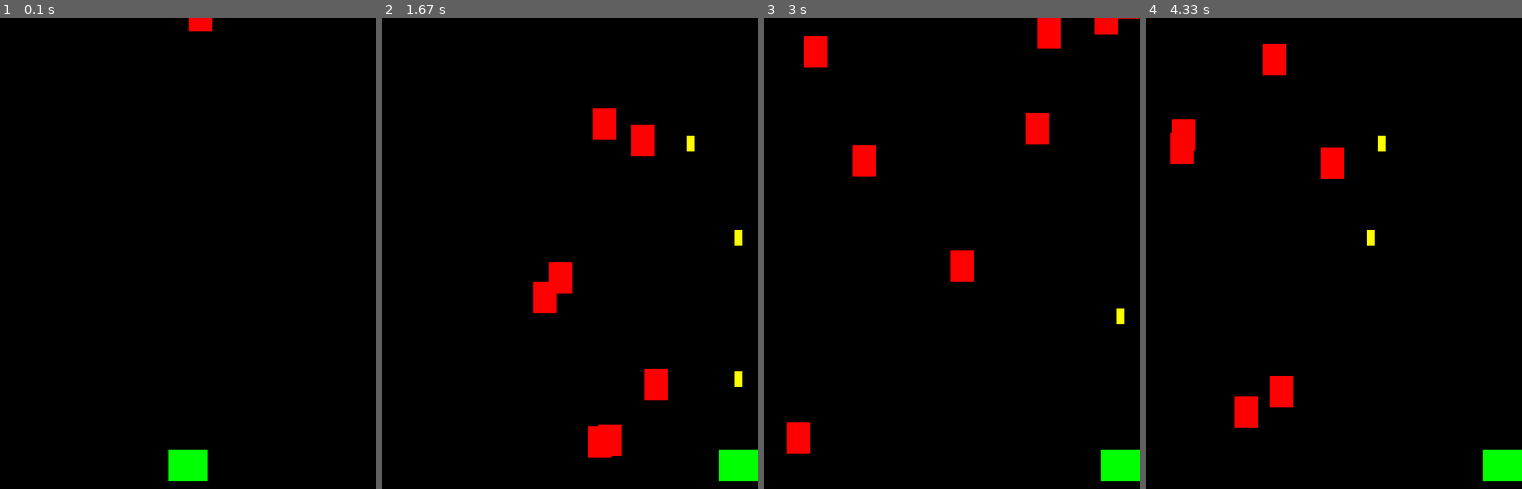
Above: before the commit, frames 1-4 (left to right).
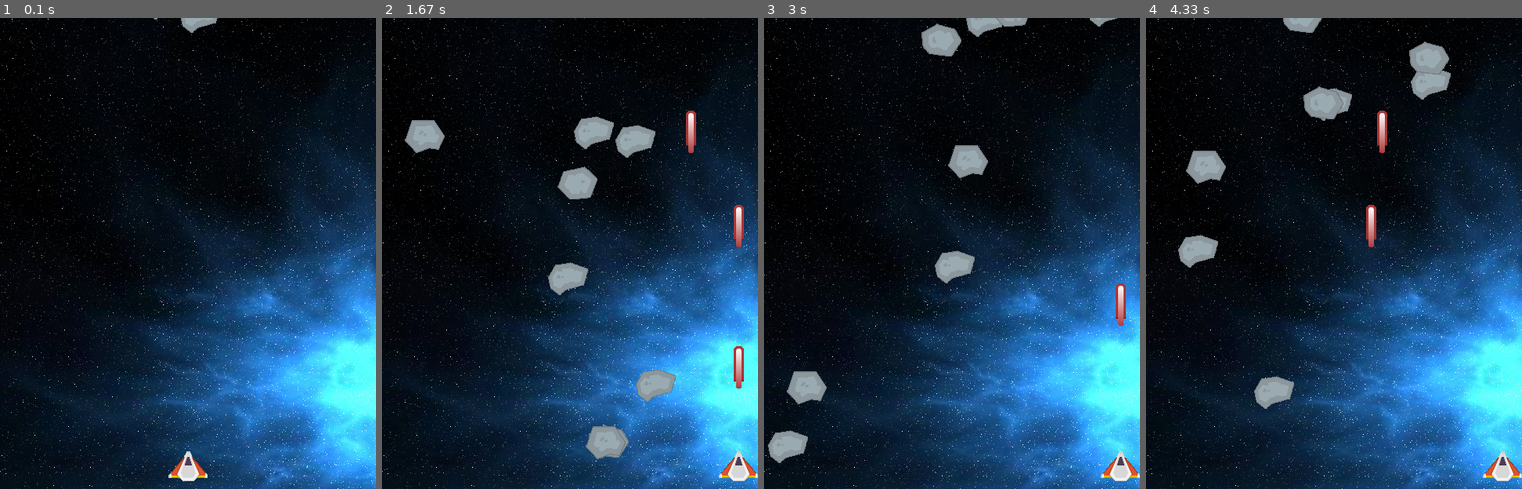
Above: after the commit, the same moments.

Repository: JohnCrissman/pygames
Game: pygame game, started from shmup_game/shmup.py
The game is run twice, just before and just after one commit, with the same random seed, the same clock (stepped at 60 frames per second) and the same inputs.
Inputs:
- Up to frame 1 (0.1 s): no input
- Up to frame 2 (1.67 s): tap Space at 0.33, 0.73, 1.03, 1.23, 1.53 s; hold Right 0.67-1.13 s; hold Right 1.17-1.63 s
- Up to frame 3 (3 s): hold Right from 2.67 s (still down); tap Space at 2.73 s
- Up to frame 4 (4.33 s): tap Space at 3.03, 3.4, 3.7, 3.9, 4.2 s; release Right at 3.3 s; hold Left 3.33-3.8 s; hold Right 3.83-4.3 s

The runs differ from the first frame. In frame 1, 53% of the frame differs, in the area x 0-100%, y 0-100%; in frame 2, 55%; in frame 3, 56%; in frame 4, 57%.

Commit message:
added images

Diff:
--- a/shmup_game/shmup.py
+++ b/shmup_game/shmup.py
@@ -2,6 +2,9 @@
 
 import pygame
 import random
+from os import path
+
+img_dir = path.join(path.dirname(__file__), 'img')
 
 WIDTH = 480
 HEIGHT = 600
@@ -21,13 +24,18 @@
 screen = pygame.display.set_mode((WIDTH, HEIGHT))
 pygame.display.set_caption("Shmup!")
 clock = pygame.time.Clock()
+# Setting the icon image
+icon_img = pygame.image.load(path.join(img_dir, "star_gold.png"))
+pygame.display.set_icon(icon_img)
 
 class Player(pygame.sprite.Sprite):
     def __init__(self):
         pygame.sprite.Sprite.__init__(self)
-        self.image = pygame.Surface((50, 40))
-        self.image.fill(GREEN)
+        self.image = pygame.transform.scale(player_img, (50, 38))
+        self.image.set_colorkey(BLACK)
         self.rect = self.image.get_rect()
+        self.radius = 20
+        # pygame.draw.circle(self.image, RED, self.rect.center, self.radius)
         self.rect.centerx = WIDTH/2
         self.rect.bottom = HEIGHT - 10
         self.speedx = 0
@@ -55,9 +63,22 @@
 class Mob(pygame.sprite.Sprite):
     def __init__(self):
         pygame.sprite.Sprite.__init__(self)
-        self.image = pygame.Surface((30, 40))
-        self.image.fill(RED)
+
+        meteor_type = random.randint(1,4)
+        if meteor_type == 1:
+            self.image = pygame.transform.scale(meteor1_img, (51, 42))
+        elif meteor_type == 2:
+            self.image = pygame.transform.scale(meteor2_img, (51, 42))
+        elif meteor_type == 3:
+            self.image = pygame.transform.scale(meteor3_img, (51, 42))
+        else:
+            self.image = pygame.transform.scale(meteor4_img, (51, 42))
+        self.image.set_colorkey(BLACK)
+
+
         self.rect = self.image.get_rect()
+        self.radius = int(self.rect.width *.85/ 2)
+        # pygame.draw.circle(self.image, RED, self.rect.center, self.radius)
         self.rect.x = random.randrange(WIDTH - self.rect.width)
         self.rect.y = random.randrange(-100, -40)
         self.speedy = random.randrange(1, 8)
@@ -74,8 +95,10 @@
 class Bullet(pygame.sprite.Sprite):
     def __init__(self, x, y):
         pygame.sprite.Sprite.__init__(self)
-        self.image = pygame.Surface((10, 20))
-        self.image.fill(YELLOW)
+        # self.image = pygame.transform.scale(player_img, (50, 38))
+        self.image = bullet_img
+        self.image.set_colorkey(BLACK)
+
         self.rect = self.image.get_rect()
         self.rect.bottom = y
         self.rect.centerx = x
@@ -87,7 +110,15 @@
         if self.rect.bottom < 0:
             self.kill()
 
-
+# Load all game graphics
+background = pygame.image.load(path.join(img_dir, "space1.png")).convert()
+background_rect = background.get_rect()
+player_img = pygame.image.load(path.join(img_dir, "playerShip3_orange.png")).convert()
+meteor1_img = pygame.image.load(path.join(img_dir, "meteorGrey_big1.png")).convert()
+meteor2_img = pygame.image.load(path.join(img_dir, "meteorGrey_big2.png")).convert()
+meteor3_img = pygame.image.load(path.join(img_dir, "meteorGrey_big3.png")).convert()
+meteor4_img = pygame.image.load(path.join(img_dir, "meteorGrey_big4.png")).convert()
+bullet_img = pygame.image.load(path.join(img_dir, "laserRed16.png")).convert()
 
 all_sprites = pygame.sprite.Group()
 mobs = pygame.sprite.Group()
@@ -99,6 +130,8 @@
     m = Mob()
     all_sprites.add(m)
     mobs.add(m)
+
+
 
 # Game loop
 running = True
@@ -126,12 +159,15 @@
         mobs.add(m)
 
     # check to see if a mob hit the player
-    hits = pygame.sprite.spritecollide(player, mobs, False)
+    # if the type of collision is blank, default is rectangle.  We are setting it to collide_circle
+    hits = pygame.sprite.spritecollide(player, mobs, False, pygame.sprite.collide_circle)
     if hits:  # if hits (a list) is empty.. then 'if hits' returns False
         running = False
 
     # Draw / render
     screen.fill(BLACK)
+    screen.blit(background, background_rect)
+
     all_sprites.draw(screen)
     # after* drawing everything, flip the display
     # "do the flip last"
Binary file added: shmup_game/img/army_star.PNG
Binary file added: shmup_game/img/laserRed06.png
Binary file added: shmup_game/img/laserRed16.png
Binary file added: shmup_game/img/meteorGrey_big1.png
Binary file added: shmup_game/img/meteorGrey_big2.png
Binary file added: shmup_game/img/meteorGrey_big3.png
Binary file added: shmup_game/img/meteorGrey_big4.png
Binary file added: shmup_game/img/playerShip3_blue.png
Binary file added: shmup_game/img/playerShip3_green.png
Binary file added: shmup_game/img/playerShip3_orange.png
Binary file added: shmup_game/img/playerShip3_red.png
Binary file added: shmup_game/img/space1.png
(and 3 more such lines)
